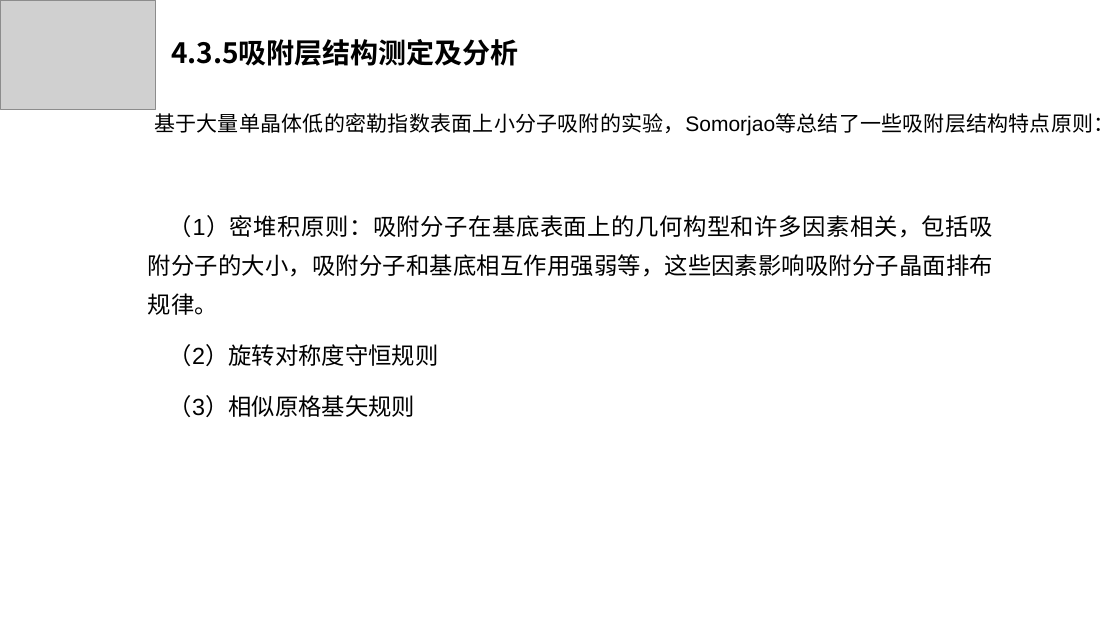
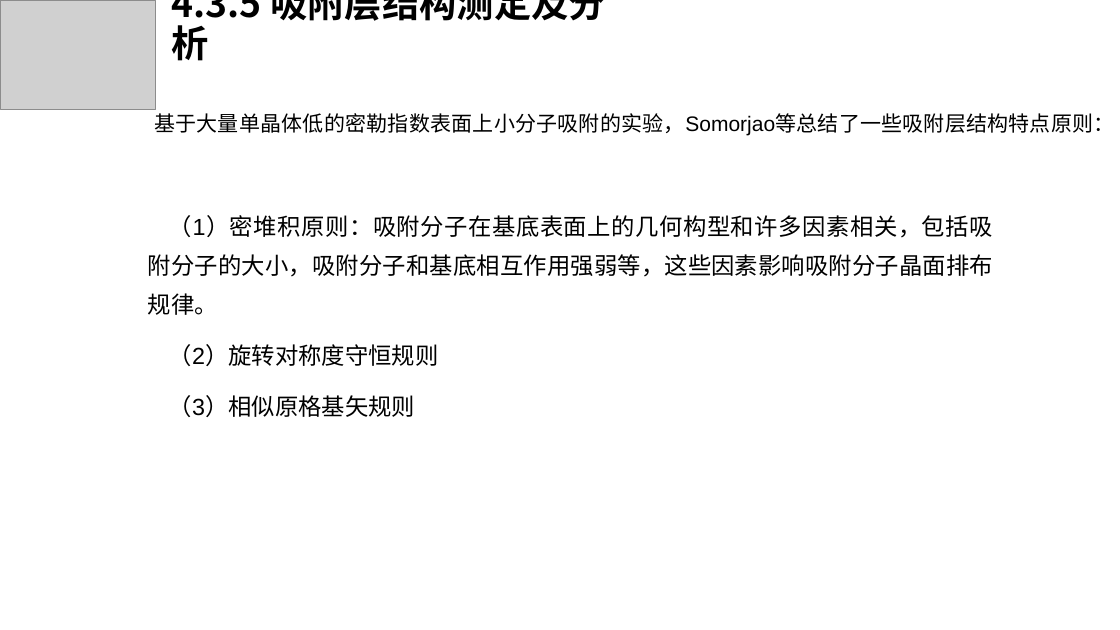
Before and after one commit to DreamBoatOve/gitTest, a slide deck: slide 33 of Lessons/材料的表面与界面/group_presentation/slices/第四小组_0529_16.pptx. Drawn at 1120x630 pixels with LibreOffice and Linux fonts; fonts in the diff are those of the drawing; grey boxes stand for pictures. Boxes give left, top, right and bottom in pixels: in the first picture for what was removed or moved away, otherwise in the second. Text is boxed around its words. In the diff, an @@ line names an element or a change of style, - is before the commit and + after.

```diff
--- a/Lessons/材料的表面与界面/group_presentation/slices/第四小组_0529_16.pptx
+++ b/Lessons/材料的表面与界面/group_presentation/slices/第四小组_0529_16.pptx
@@ title at (x1=171, y1=0, x2=606, y2=61): text changed; size 24 to 32 pt @@
-4.3.5吸附层结构测定及分析
+4.3.5 吸附层结构测定及分析
```
Also in this commit, not shown: 23 other slides changed.
